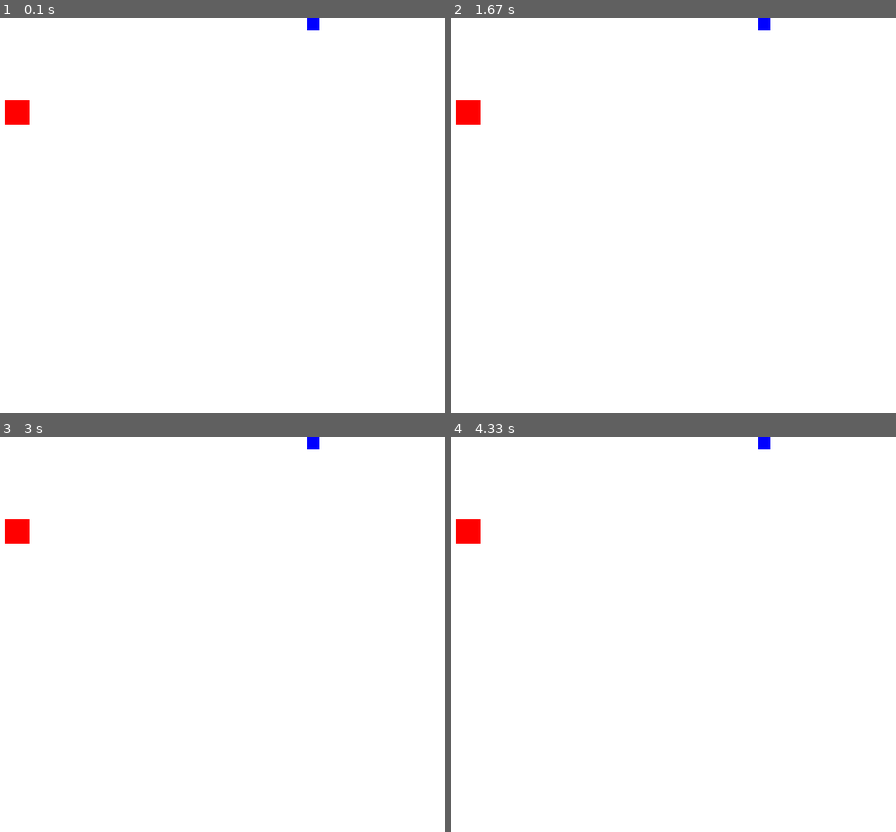
Above: before the commit, frames 1-4 (two rows, left to right).
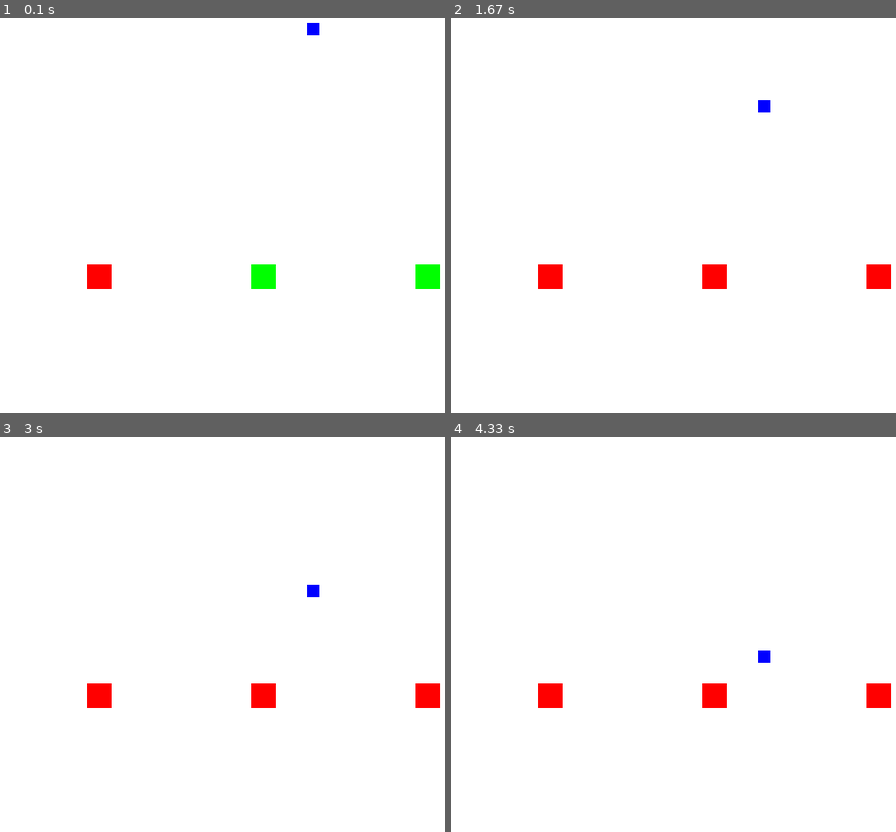
Above: after the commit, the same moments.

Repository: Thiagocsoaresbh/tower-defense-game-pygame
Game: pygame game, started from main.py
The game is run twice, just before and just after one commit, with the same random seed, the same clock (stepped at 60 frames per second) and the same inputs.
Inputs (mouse positions are in pixels of both pictures, inside the frame that each line leads up to):
- Up to frame 1 (0.1 s): no input
- Up to frame 2 (1.67 s): click (700, 262) at 0.38 s; click (878, 274) at 0.72 s
- Up to frame 3 (3 s): no input
- Up to frame 4 (4.33 s): no input

The runs differ from the first frame. In frame 1, 1.4% of the frame differs, in the area x 1-99%, y 0-69%; in frame 2, 1.6%; in frame 3, 1.6%; in frame 4, 1.6%.

Commit message:
Implementando torre, separando arquivos, classes, instanciando. Adicionando logica de posicao das torres, ao clicar nascer, castelo, interface do usuario

Diff:
--- /dev/null
+++ b/castelo.py
@@ -0,0 +1,15 @@
+import pygame
+
+class Castelo(pygame.sprite.Sprite):
+    def __init__(self, x, y):
+        super().__init__()
+        self.image = pygame.Surface((50, 50))
+        self.image.fill((128, 128, 128))  # Cor cinza para representar o castelo
+        self.rect = self.image.get_rect(topleft=(x, y))
+        self.hp = 100  # Pontos de vida do castelo
+
+    def sofrer_dano(self, dano):
+        self.hp -= dano
+        if self.hp <= 0:
+            # Implemente aqui a lógica de derrota ou fim de jogo
+            pass
--- a/elements.py
+++ b/elements.py
@@ -4,12 +4,22 @@
 class Torre(pygame.sprite.Sprite):
     def __init__(self, x, y):
         super().__init__()
+        self.nivel = 1
         self.image = pygame.Surface((30, 30))
         self.image.fill((255, 0, 0))
+        self.atualizar_aparencia()
         self.rect = self.image.get_rect(topleft=(x, y))
 
     def update(self):
         pass
+
+    def evoluir(self):
+        self.nivel += 1
+        self.atualizar_aparencia()
+
+    def atualizar_aparencia(self):
+        cores = [(255, 0, 0), (255, 165, 0), (255, 255, 0)]
+        self.image.fill(cores[self.nivel - 1])
 
 class Inimigo(pygame.sprite.Sprite):
     def __init__(self):
@@ -17,10 +27,20 @@
         self.image = pygame.Surface((15, 15))
         self.image.fill((0, 0, 255))
         self.rect = self.image.get_rect(topleft=(random.randint(50, 750), 0))
-        self.velocidade = random.randint(1, 3)
+        self.velocidade = random.uniform(0.5, 1.5)  # Ajuste o intervalo conforme necessário
 
     def update(self):
         self.rect.y += self.velocidade
         if self.rect.y > 600:
             self.rect.y = 0
             self.rect.x = random.randint(50, 750)
+
+class InterfaceUsuario(pygame.sprite.Sprite):
+    def __init__(self):
+        super().__init__()
+        self.fonte = pygame.font.Font(None, 36)
+        self.image = self.fonte.render("Nivel da Torre: 1", True, (255, 255, 255))
+        self.rect = self.image.get_rect(topleft=(10, 10))
+
+    def atualizar_nivel_torre(self, nivel):
+        self.image = self.fonte.render(f"Nivel da Torre: {nivel}", True, (255, 255, 255))
--- /dev/null
+++ b/inimigo.py
@@ -0,0 +1,16 @@
+import pygame
+import random
+
+class Inimigo(pygame.sprite.Sprite):
+    def __init__(self):
+        super().__init__()
+        self.image = pygame.Surface((15, 15))
+        self.image.fill((0, 0, 255))
+        self.rect = self.image.get_rect(topleft=(random.randint(50, 750), 0))
+        self.velocidade = random.uniform(0.5, 1.5)  # Ajuste o intervalo conforme necessário
+
+    def update(self):
+        self.rect.y += self.velocidade
+        if self.rect.y > 600:
+            self.rect.y = 0
+            self.rect.x = pygame.math.Vector2(50, 750).rotate(random.randint(0, 90))
--- /dev/null
+++ b/interface_usuario.py
@@ -0,0 +1,11 @@
+import pygame
+
+class InterfaceUsuario(pygame.sprite.Sprite):
+    def __init__(self):
+        super().__init__()
+        self.fonte = pygame.font.Font(None, 36)
+        self.image = self.fonte.render("Nivel da Torre: 1", True, (255, 255, 255))
+        self.rect = self.image.get_rect(topleft=(10, 10))
+
+    def atualizar_nivel_torre(self, nivel):
+        self.image = self.fonte.render(f"Nivel da Torre: {nivel}", True, (255, 255, 255))
--- a/main.py
+++ b/main.py
@@ -1,5 +1,7 @@
 import pygame
-from elements import Torre, Inimigo
+from elements import Torre, Inimigo, InterfaceUsuario
+from posicao_torre import PosicaoTorre
+from castelo import Castelo
 
 pygame.init()
 
@@ -8,27 +10,62 @@
 tela = pygame.display.set_mode((largura_tela, altura_tela))
 pygame.display.set_caption("Tower Defense Game")
 
+castelo = Castelo(350, 500)
+
 todos_sprites = pygame.sprite.Group()
 torres = pygame.sprite.Group()
 inimigos = pygame.sprite.Group()
 
-torre = Torre(100, 100)
+torre = Torre(200, 300)
 inimigo = Inimigo()
 
 torres.add(torre)
-inimigos = Inimigo()
+inimigos.add(inimigo)
 todos_sprites.add(torre, inimigo)
 
+posicoes_torres = [
+    PosicaoTorre(400, 300),
+    PosicaoTorre(600, 300),
+]
+
+todos_sprites.add(posicoes_torres)
+
+interface = InterfaceUsuario()
+todos_sprites.add(interface)
+
 clock = pygame.time.Clock()
+
+# Adicione ao início do loop principal em main.py
+mensagem_criar_torre = "Clique para criar uma torre"
 
 while True:
     for event in pygame.event.get():
         if event.type == pygame.QUIT:
             pygame.quit()
             exit()
+        elif event.type == pygame.MOUSEBUTTONDOWN:
+            posicao_mouse = pygame.mouse.get_pos()
+            for posicao in posicoes_torres:
+                if posicao.rect.collidepoint(posicao_mouse) and not posicao.ocupada:
+                    torre = Torre(posicao.rect.x, posicao.rect.y)
+                    todos_sprites.add(torre)
+                    torres.add(torre)
+                    posicao.ocupada = True
+                else:
+                    mensagem_criar_torre = "Posição inválida para criar torre"
 
+    todos_sprites.update()
     tela.fill((255, 255, 255))
     todos_sprites.draw(tela)
+
+    interface.atualizar_nivel_torre(torre.nivel)
+    if not torres:
+        mensagem_criar_torre_surface = interface.fonte.render(mensagem_criar_torre, True, (255, 0, 0))
+        tela.blit(mensagem_criar_torre_surface, (200, altura_tela - 40))
+
+    colisoes_castelo = pygame.sprite.spritecollide(castelo, inimigos, True)
+    if colisoes_castelo:
+        castelo.sofrer_dano(1)
 
     pygame.display.flip()
 
--- /dev/null
+++ b/posicao_torre.py
@@ -0,0 +1,9 @@
+import pygame
+
+class PosicaoTorre(pygame.sprite.Sprite):
+    def __init__(self, x, y):
+        super().__init__()
+        self.image = pygame.Surface((30,30))
+        self.image.fill((0, 255, 0))
+        self.rect = self.image.get_rect(topleft=(x, y))
+        self.ocupada = False
--- /dev/null
+++ b/torre.py
@@ -0,0 +1,21 @@
+import pygame
+
+class Torre(pygame.sprite.Sprite):
+    def __init__(self, x, y):
+        super().__init__()
+        self.nivel = 1
+        self.image = pygame.Surface((30, 30))
+        self.image.fill((255, 0, 0))
+        self.atualizar_aparencia()
+        self.rect = self.image.get_rect(topleft=(x, y))
+
+    def update(self):
+        pass
+
+    def evoluir(self):
+        self.nivel += 1
+        self.atualizar_aparencia()
+
+    def atualizar_aparencia(self):
+        cores = [(255, 0, 0), (255, 165, 0), (255, 255, 0)]
+        self.image.fill(cores[self.nivel - 1])
